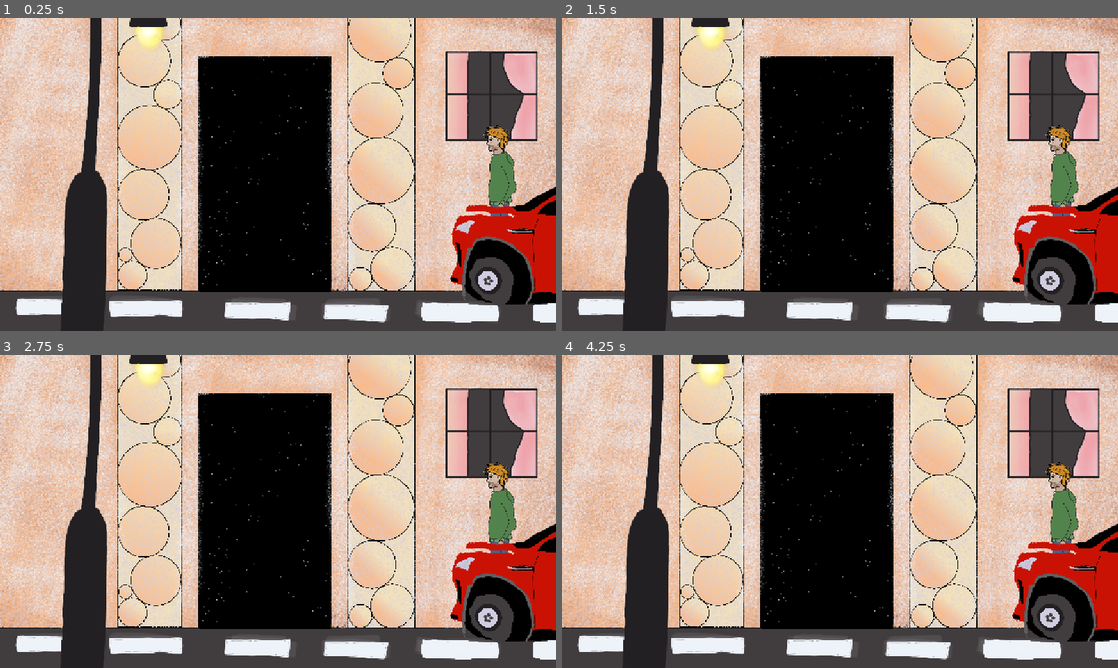
Above: before the commit, frames 1-4 (two rows, left to right).
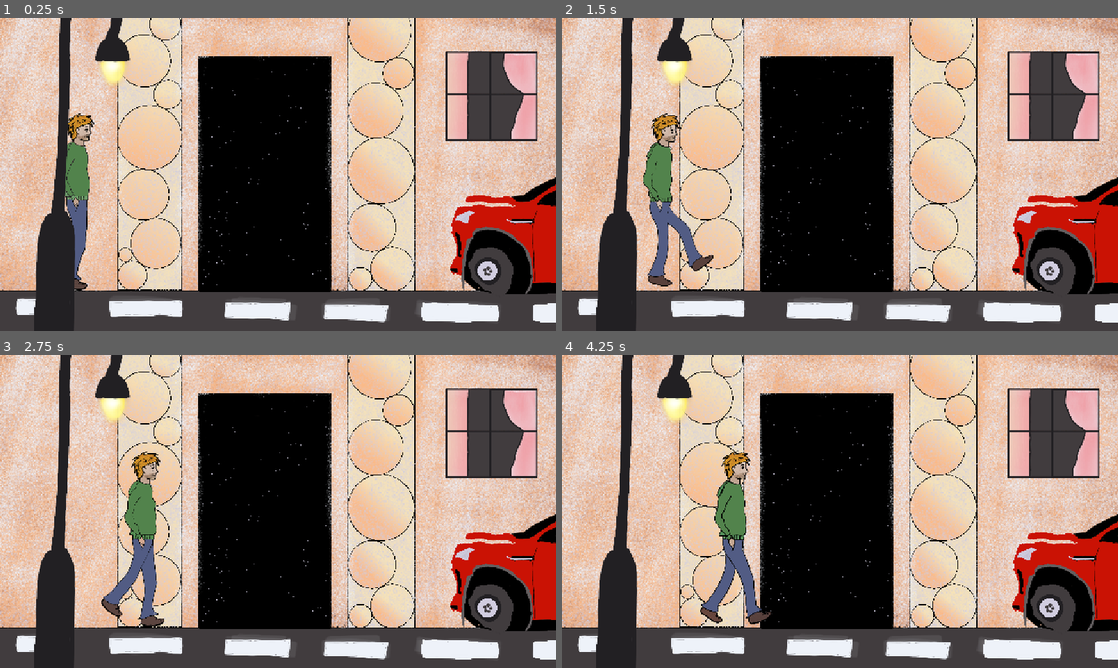
Above: after the commit, the same moments.

Repository: OrielCZ/spiral-of-madness
Game: Godot game, scene res://scenes/Rooms/hotel_enterance.tscn
Same seed, same stepped clock (60 frames per second), same inputs: the game is played once before the commit and once after it. This scene is started directly instead of the project's main scene.
Inputs (mouse positions are in pixels of both pictures, inside the frame that each line leads up to):
- Up to frame 1 (0.25 s): no input
- Up to frame 2 (1.5 s): tap Enter at 0.5 s; move the mouse to (1056, 205) at 0.52 s; click (1056, 205) at 0.67 s; move the mouse to (728, 190) at 1.27 s; click (728, 190) at 1.42 s
- Up to frame 3 (2.75 s): move the mouse to (333, 442) at 2.02 s; click (333, 442) at 2.17 s
- Up to frame 4 (4.25 s): move the mouse to (812, 574) at 2.77 s; click (812, 574) at 2.92 s; move the mouse to (1006, 558) at 3.52 s; click (1006, 558) at 3.67 s

The runs differ from the first frame. In frame 1, 13% of the frame differs, in the area x 6-100%, y 0-100%; in frame 2, 13%; in frame 3, 15%; in frame 4, 15%.

Commit message:
hotel_enteri

Diff:
--- a/scenes/Rooms/hotel_enterance.tscn
+++ b/scenes/Rooms/hotel_enterance.tscn
@@ -1,31 +1,36 @@
-[gd_scene load_steps=5 format=3 uid="uid://diqgror6sh1p2"]
+[gd_scene load_steps=6 format=3 uid="uid://diqgror6sh1p2"]
 
 [ext_resource type="Texture2D" uid="uid://3gk0hw7o173r" path="res://assets/hotel_entrance/background.png" id="1_uiml2"]
+[ext_resource type="Script" uid="uid://0r1eqaax1pu3" path="res://script/hotel_enterance.gd" id="1_xakjx"]
 [ext_resource type="Texture2D" uid="uid://c1qql63y1w2oq" path="res://assets/hotel_entrance/lamp.png" id="2_ewmvv"]
 [ext_resource type="Texture2D" uid="uid://yycjb35s82c0" path="res://assets/hotel_entrance/crash_car.png" id="3_xakjx"]
 [ext_resource type="PackedScene" uid="uid://dn8ut3jsu2qpl" path="res://scenes/player.tscn" id="4_8lpt8"]
 
 [node name="Node2D" type="Node2D"]
+script = ExtResource("1_xakjx")
 
 [node name="Camera2D" type="Camera2D" parent="."]
+position = Vector2(576, 324)
+scale = Vector2(1.09, 1.09)
 
 [node name="Background" type="Sprite2D" parent="."]
 z_index = -10
+position = Vector2(576, 324)
 scale = Vector2(0.6, 0.6)
 texture = ExtResource("1_uiml2")
 
 [node name="Lamp" type="Sprite2D" parent="."]
 z_index = 5
-position = Vector2(-339, -157)
-scale = Vector2(0.990752, 1.2)
+position = Vector2(169, 244)
+scale = Vector2(0.9, 1.25)
 texture = ExtResource("2_ewmvv")
 
 [node name="CrashCar" type="Sprite2D" parent="."]
 z_index = 5
-position = Vector2(431, 47)
+position = Vector2(1007, 351)
 scale = Vector2(0.6, 0.6)
 texture = ExtResource("3_xakjx")
 
 [node name="Player" parent="." instance=ExtResource("4_8lpt8")]
-position = Vector2(445, 65)
-scale = Vector2(-1, 1)
+position = Vector2(172, 379)
+scale = Vector2(1.09, 1.09)
--- a/scenes/player_movement.tscn
+++ b/scenes/player_movement.tscn
@@ -7,6 +7,6 @@
 script = ExtResource("1_i2pnc")
 
 [node name="Player" parent="." instance=ExtResource("1_4w8g2")]
-position = Vector2(112, 483)
+position = Vector2(952, 483)
 
 [connection signal="click" from="Player" to="." method="_on_player_click"]
--- /dev/null
+++ b/script/hotel_enterance.gd
@@ -0,0 +1,14 @@
+extends Node2D
+
+var invenotry_opened = false
+
+func _input(event: InputEvent) -> void:
+	if event is InputEventMouseButton and event.button_index == 1 and !invenotry_opened:
+		var dist = abs($Player.position - event.position)
+		if $Player.moving or (dist[0] > 300):
+			$Player.set_target(event.position)
+
+func _on_player_click(_event: InputEventMouseButton) -> void:
+	if !invenotry_opened:
+		print("Open Inventory")
+	invenotry_opened = !invenotry_opened
Binary file changed: assets/hotel_entrance/crash_car.png
Not shown, added: script/hotel_enterance.gd.uid
